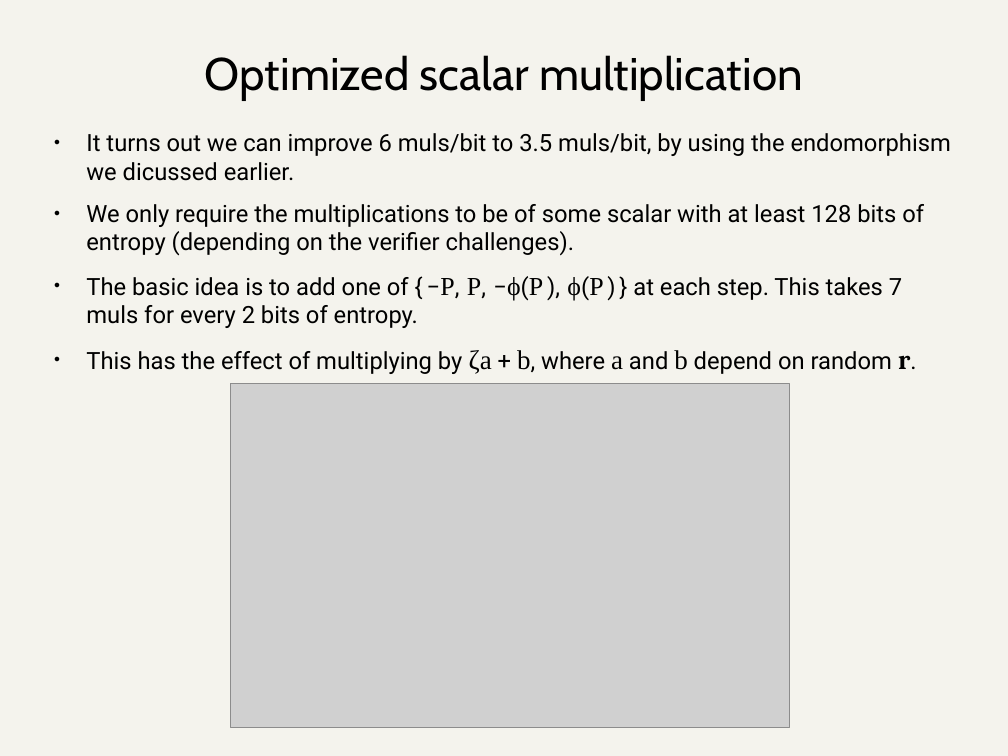
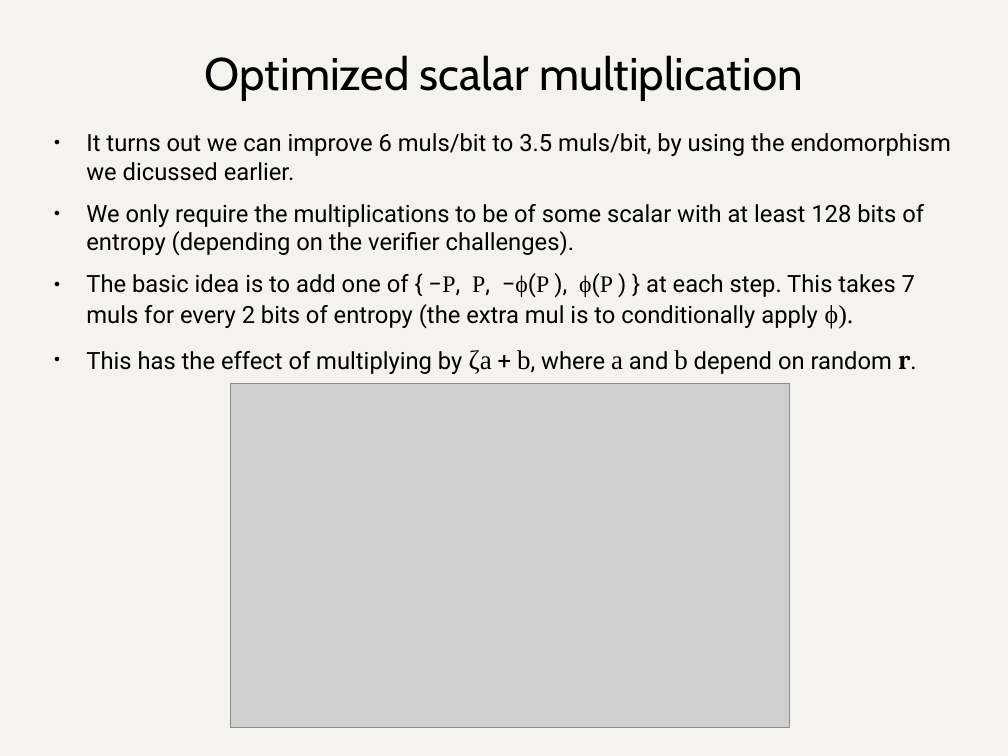
Before and after one commit to daira/halographs, a slide deck: slide 37 of halographs.odp (slide 31 before the commit). Drawn at 1008x756 pixels with LibreOffice and Linux fonts; fonts in the diff are those of the drawing; grey boxes stand for pictures. Boxes give left, top, right and bottom in pixels: in the first picture for what was removed or moved away, otherwise in the second. Text is boxed around its words. In the diff, an @@ line names an element or a change of style, - is before the commit and + after.

```diff
--- a/halographs.odp
+++ b/halographs.odp
@@ text at (x1=86, y1=273, x2=915, y2=329): text changed @@
-● The basic idea is to add one of { −P, P, −ϕ(P ), ϕ(P ) } at each step. This takes 7 muls for every 2 bits of entropy.
+● The basic idea is to add one of { −P, P, −ϕ(P ), ϕ(P ) } at each step. This takes 7 muls for every 2 bits of entropy (the extra mul is to conditionally apply ϕ).
```
Also in this commit, not shown: 2 other slides changed, 6 slides added, 17 other files.
